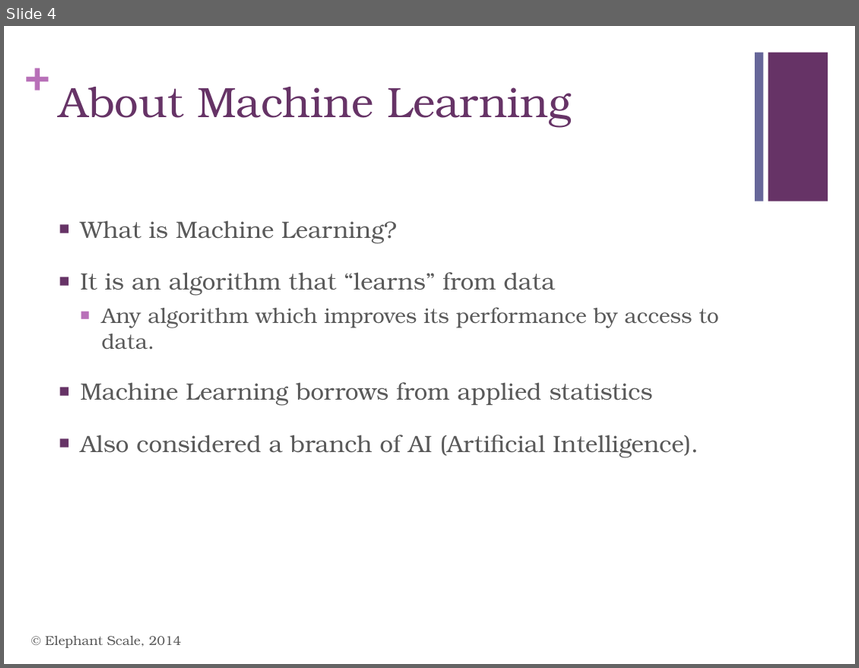
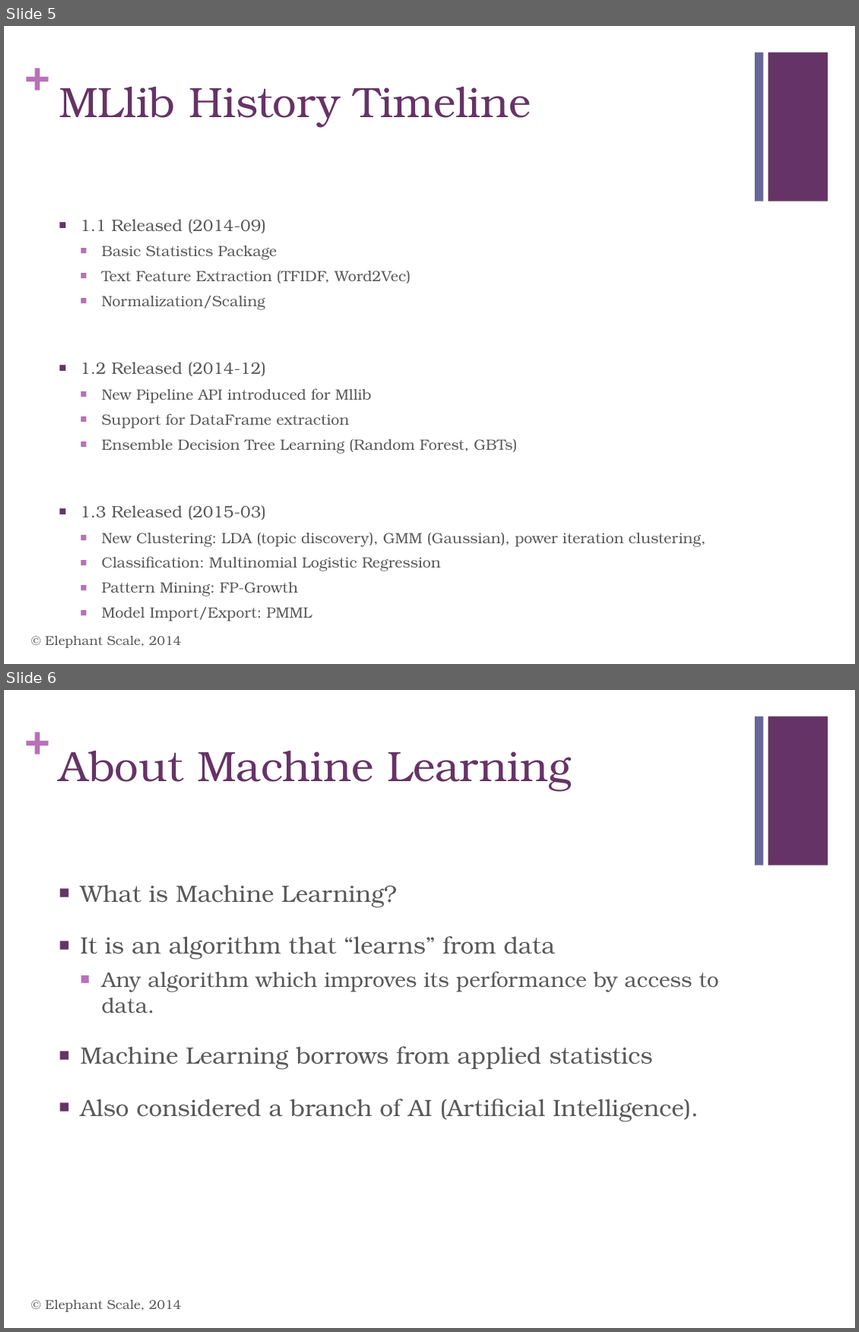
Before and after one commit to mattvinks/spark-labs, a slide deck: slides/MLLib.pptx. Shown one above the other, each under a label of ours: slide 4 before the commit, slides 5 and 6 after it. The pictures are 859x668 and 859x1332 pixels, drawn with LibreOffice and Linux fonts; fonts in the diff are those of the drawing. Boxes give left, top, right and bottom in pixels: in the first picture for what was removed or moved away, otherwise in the second. Text is boxed around its words. In the diff, an @@ line names an element or a change of style, - is before the commit and + after.

Commit message:
Added history of MLlib to MLlib slides

```diff
--- a/slides/MLLib.pptx
+++ b/slides/MLLib.pptx
@@ slide 5 added at (4,26,855,664), background #FFFFFF; not listed: 3 template elements that a slide beside it also shows @@
@@ title added at (59,87,531,128), 36 pt, text #663366 @@
+MLlib History Timeline
@@ text added at (80,219,706,597), 12.6 pt, text #595959 @@
+■ 1.1 Released (2014-09)
+  ■ Basic Statistics Package
+  ■ Text Feature Extraction (TFIDF, Word2Vec)
+  ■ Normalization/Scaling
+■ 1.2 Released (2014-12)
+  ■ New Pipeline API introduced for Mllib
+  ■ Support for DataFrame extraction
+  ■ Ensemble Decision Tree Learning (Random Forest, GBTs)
+■ 1.3 Released (2015-03)
+  ■ New Clustering: LDA (topic discovery), GMM (Gaussian), power iteration clustering,
+  ■ Classification: Multinomial Logistic Regression
+  ■ Pattern Mining: FP-Growth
+  ■ Model Import/Export: PMML
@@ text added at (45,636,182,648), 11 pt, text #595959 @@
+© Elephant Scale, 2014
@@ what was slide 4 is now slide 6 @@
```
Also in this commit, not shown: 1 other slide added.
